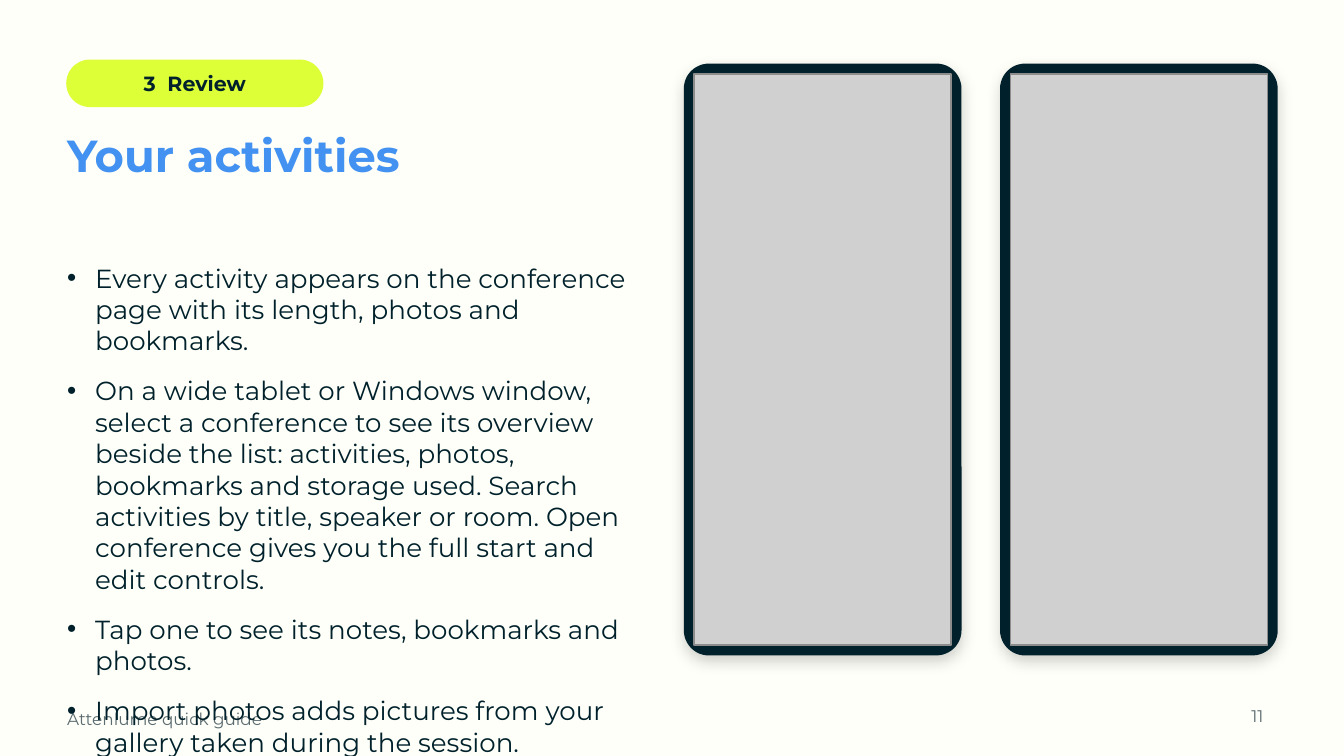
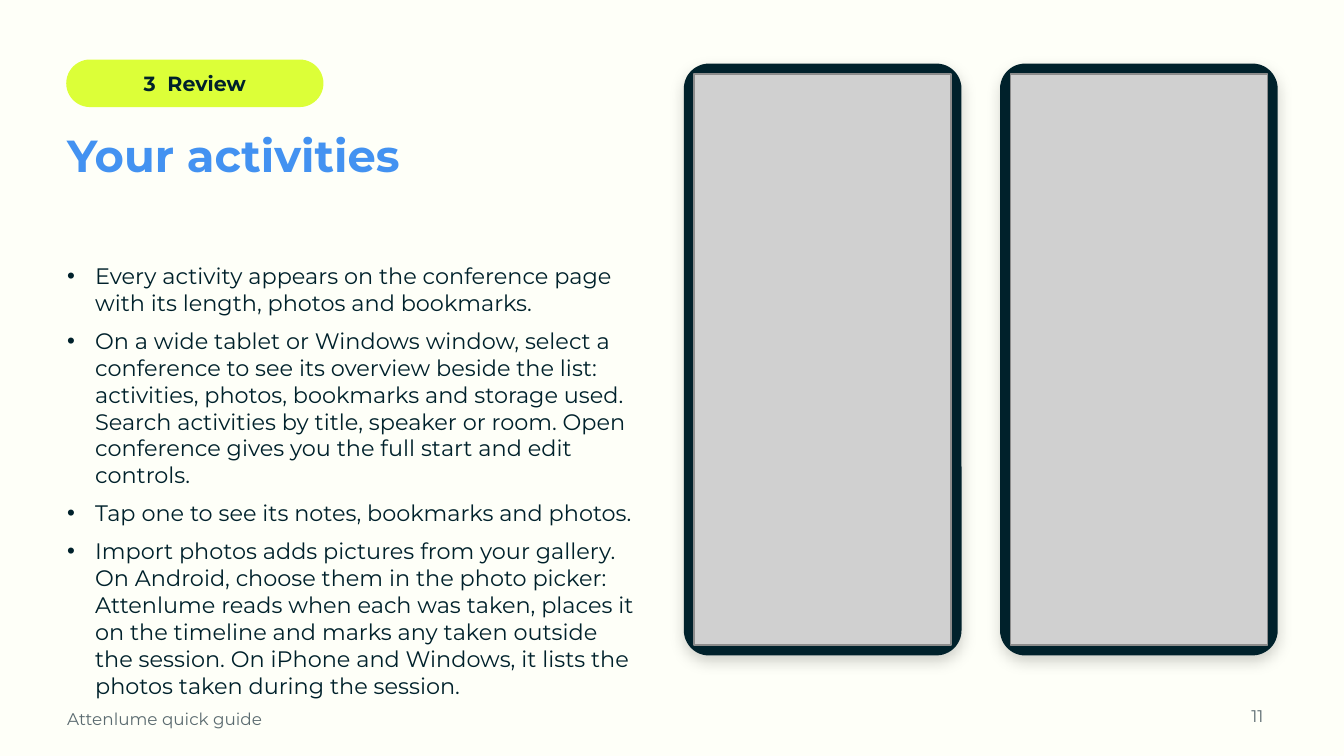
Before and after one commit to SamsonOluwaseun/attenlume, a slide deck: slide 11 of docs/user-guide/Attenlume-Quick-Guide.pptx. Drawn at 1344x756 pixels with LibreOffice and Linux fonts; fonts in the diff are those of the drawing; grey boxes stand for pictures; background and template pictures are left out. Boxes give left, top, right and bottom in pixels: in the first picture for what was removed or moved away, otherwise in the second. Text is boxed around its words. In the diff, an @@ line names an element or a change of style, - is before the commit and + after.

```diff
--- a/docs/user-guide/Attenlume-Quick-Guide.pptx
+++ b/docs/user-guide/Attenlume-Quick-Guide.pptx
@@ text at [95, 267, 632, 526]: size 14 to 12 pt in "Every activity appears on the conference page ...", "On a wide tablet or Windows window, ...", "Tap one to see its notes, bookmarks ..."; less space between paragraphs @@
@@ text at [95, 542, 633, 671]: text changed; size 14 to 12 pt @@
-• Import photos adds pictures from your gallery taken during the session.
+• Import photos adds pictures from your gallery. On Android, choose them in the photo picker: Attenlume reads when each was taken, places it on the timeline and marks any taken outside the session. On iPhone and Windows, it lists the photos taken during the session.
```
Also in this commit, not shown: 3 other slides changed, 4 other files.
